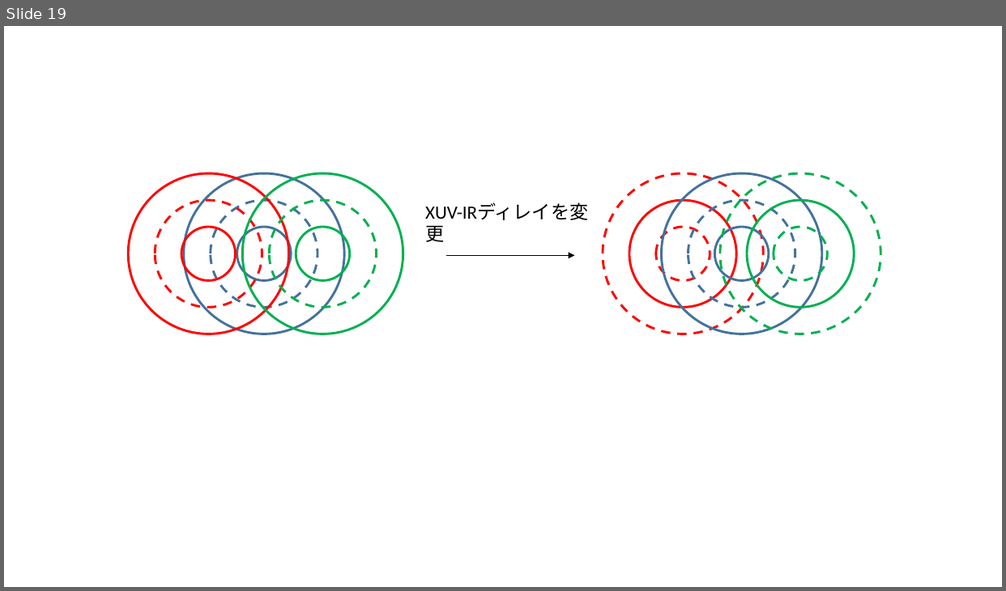
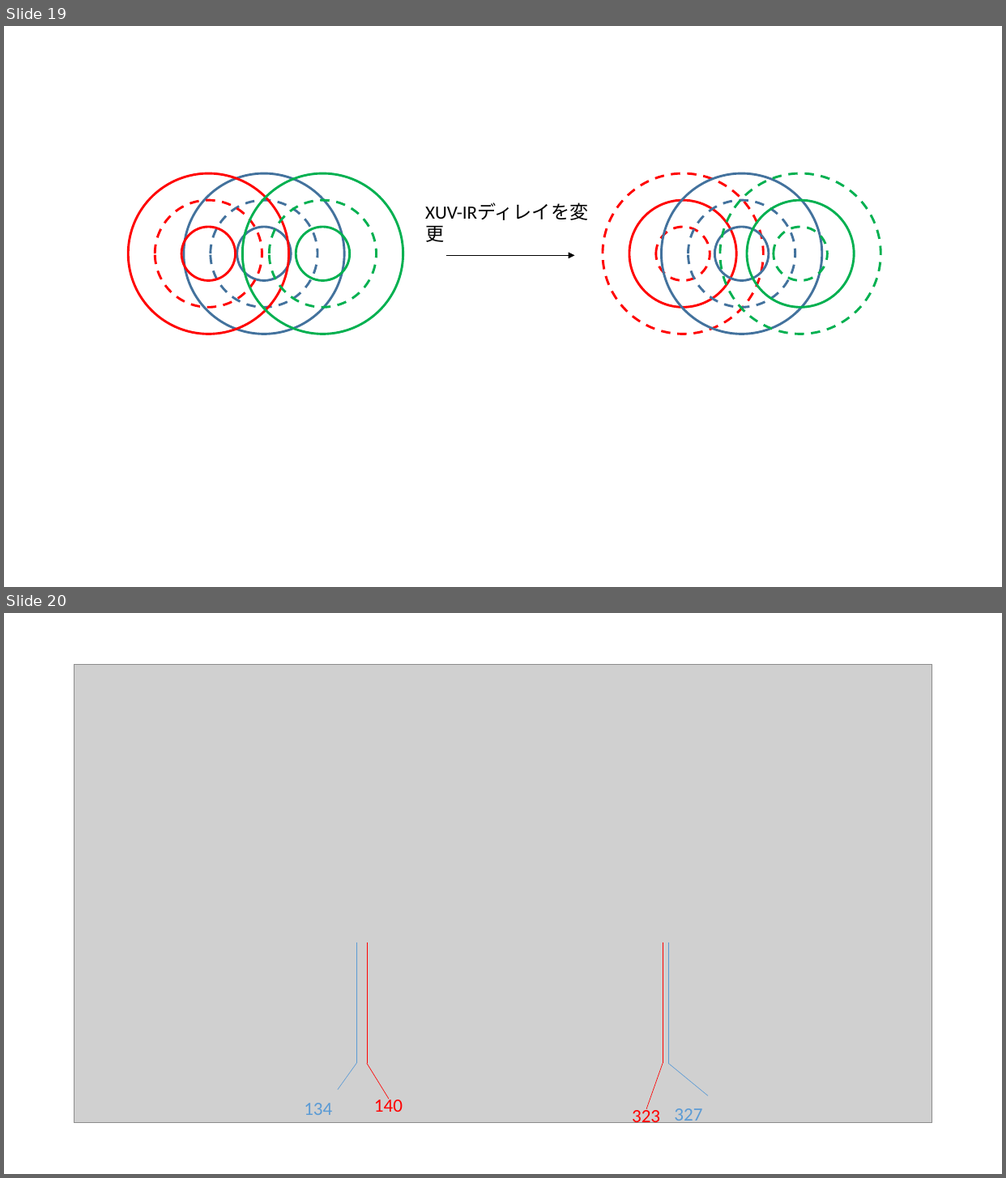
Before and after one commit to Appelingo/Data_Analyze, a slide deck: 図/図.pptx. Shown one above the other, each under a label of ours: slide 19 before the commit, slides 19 and 20 after it. The pictures are 1006x591 and 1006x1178 pixels, drawn with LibreOffice and Linux fonts; fonts in the diff are those of the drawing; grey boxes stand for pictures. Boxes give left, top, right and bottom in pixels: in the first picture for what was removed or moved away, otherwise in the second. Text is boxed around its words. In the diff, an @@ line names an element or a change of style, - is before the commit and + after.

```diff
--- a/図/図.pptx
+++ b/図/図.pptx
@@ slide 20 added at <box>4,613,1002,1174</box>, background #FFFFFF @@
@@ picture added at <box>74,664,932,1122</box> @@
@@ line added from (356, 943) to (356, 1063), #5B9BD5 0.5 pt @@
@@ line added from (367, 943) to (367, 1063), #FF0000 0.5 pt @@
@@ line added from (663, 943) to (663, 1063), #FF0000 0.5 pt @@
@@ line added from (669, 943) to (669, 1063), #5B9BD5 0.5 pt @@
@@ line added from (338, 1090) to (356, 1063), #5B9BD5 0.5 pt @@
@@ line added from (367, 1063) to (389, 1100), #FF0000 0.5 pt @@
@@ line added from (663, 1063) to (646, 1110), #FF0000 0.5 pt @@
@@ line added from (708, 1096) to (669, 1063), #5B9BD5 0.5 pt @@
@@ text added at <box>374,1096,403,1112</box>, 18 pt, text #FF0000 @@
+140
@@ text added at <box>304,1103,332,1115</box>, 18 pt, text #5B9BD5 @@
+134
@@ text added at <box>632,1106,660,1127</box>, 18 pt, text #FF0000 @@
+323
@@ text added at <box>674,1109,702,1127</box>, 18 pt, text #5B9BD5 @@
+327
```
Also in this commit, not shown: 10 other files.
